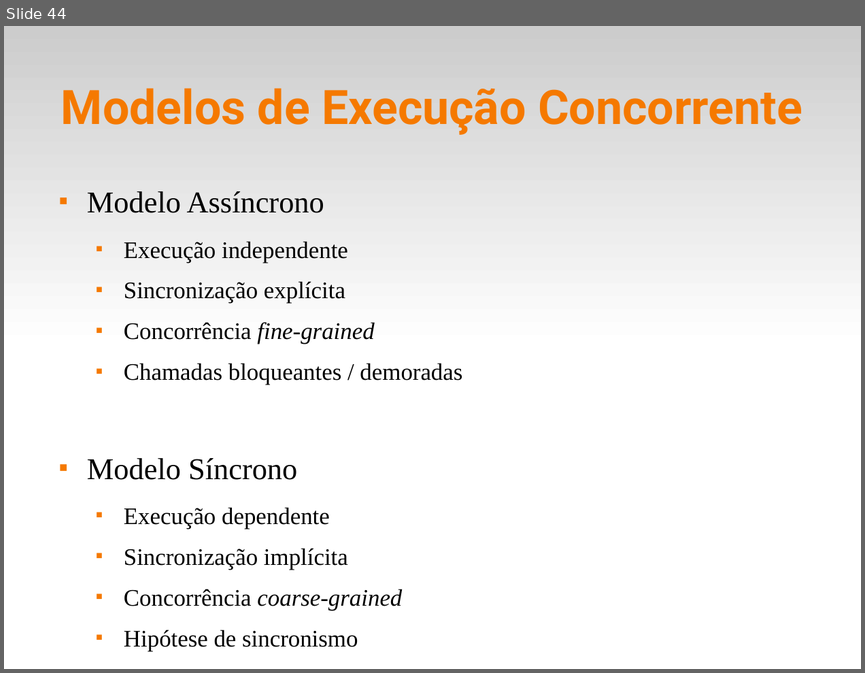
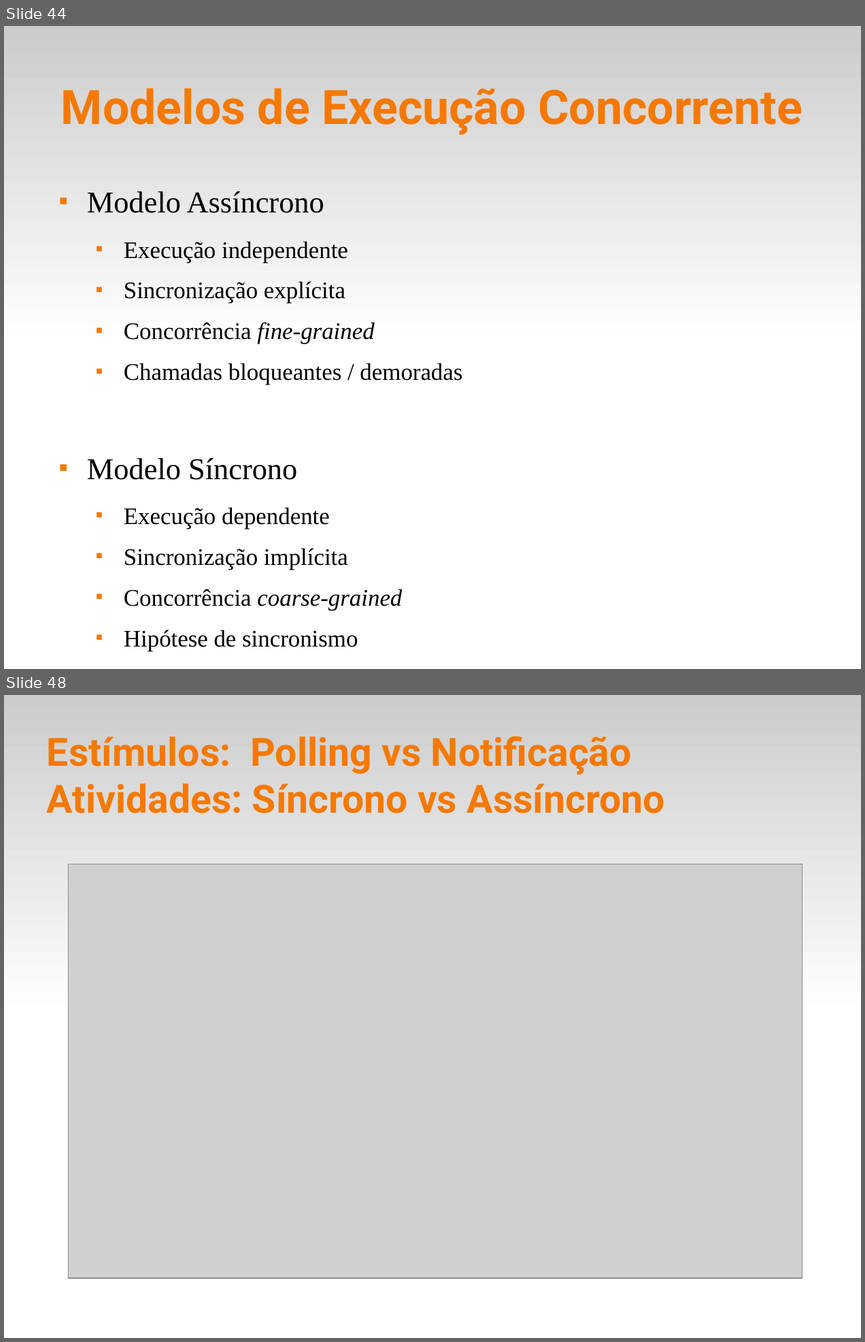
Before and after one commit to fsantanna-uerj/reativos, a slide deck: slides/03_modelos.odp. Shown one above the other, each under a label of ours: slide 44 before the commit, slides 44 and 48 after it; the slides between them are not shown. The pictures are 865x673 and 865x1342 pixels, drawn with LibreOffice and Linux fonts; fonts in the diff are those of the drawing; grey boxes stand for pictures. Boxes give left, top, right and bottom in pixels: in the first picture for what was removed or moved away, otherwise in the second. Text is boxed around its words. In the diff, an @@ line names an element or a change of style, - is before the commit and + after.

```diff
--- a/slides/03_modelos.odp
+++ b/slides/03_modelos.odp
@@ slide 48 added at bbox=[4, 695, 861, 1338], background #FFFFFF; not listed: 1 template element that a slide beside it also shows @@
@@ title added at bbox=[47, 736, 665, 813], 36 pt, text #F57900, bold @@
+Estímulos: Polling vs Notificação
+Atividades: Síncrono vs Assíncrono
@@ picture added at bbox=[69, 864, 802, 1277] @@
```
Also in this commit, not shown: 3 other slides added, 1 other file.
